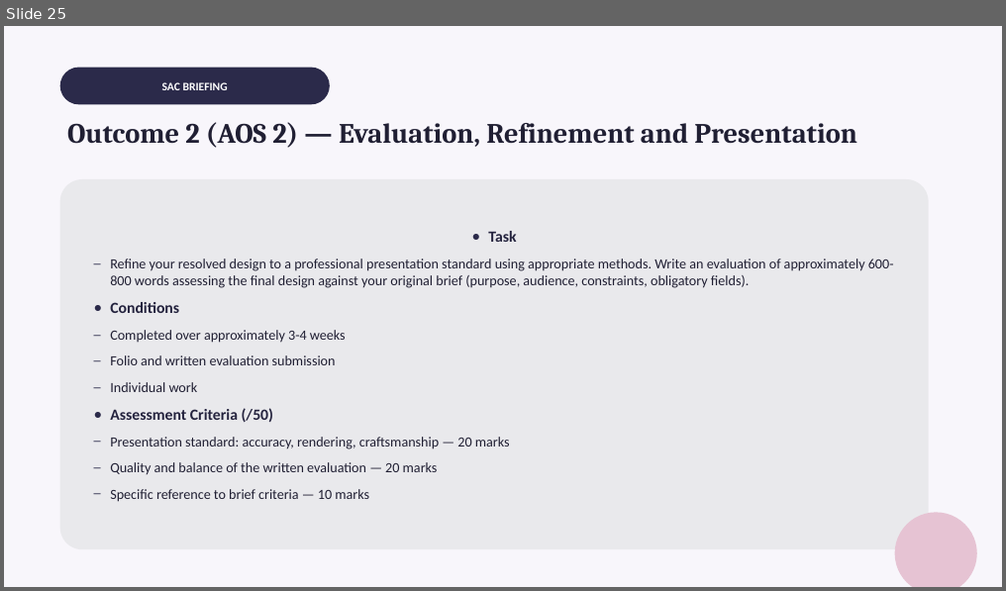
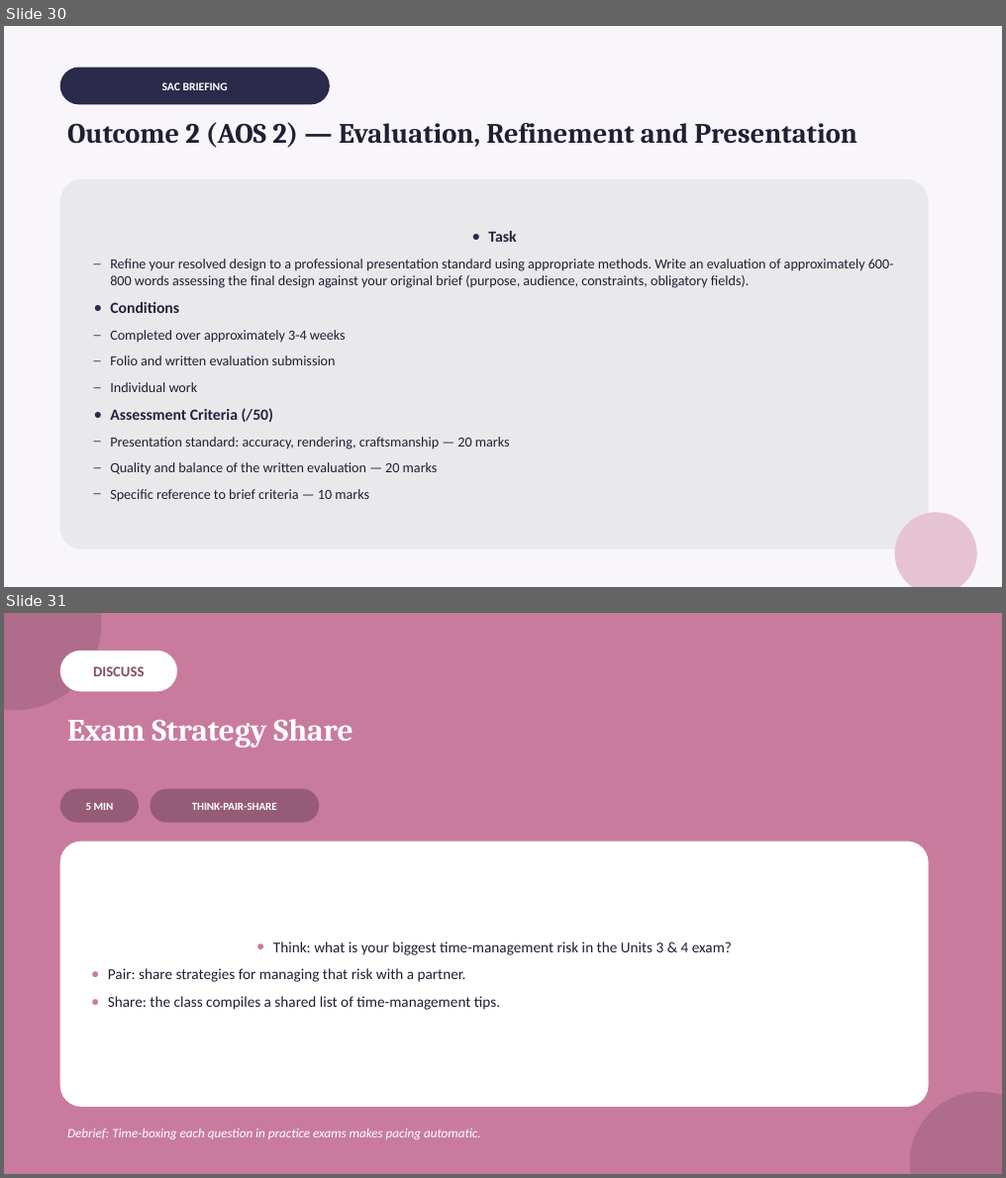
Before and after one commit to melodywyc0710/chuck, a slide deck: teaching-materials/vcd-vce/powerpoint/Unit4-Design-Development-and-Presentation.pptx. Shown one above the other, each under a label of ours: slide 25 before the commit, slides 30 and 31 after it. The pictures are 1006x591 and 1006x1178 pixels, drawn with LibreOffice and Linux fonts; fonts in the diff are those of the drawing. Boxes give left, top, right and bottom in pixels: in the first picture for what was removed or moved away, otherwise in the second. Text is boxed around its words. In the diff, an @@ line names an element or a change of style, - is before the commit and + after.

```diff
--- a/teaching-materials/vcd-vce/powerpoint/Unit4-Design-Development-and-Presentation.pptx
+++ b/teaching-materials/vcd-vce/powerpoint/Unit4-Design-Development-and-Presentation.pptx
@@ slide 31 added at [4,613,1002,1174], background #C97B9E @@
@@ ellipse added at [4,613,101,710], fill #B06C8B @@
@@ rounded rectangle added at [60,651,177,691], fill #FFFFFF, 14 pt, text #824F66, bold @@
+DISCUSS
@@ text added at [67,719,352,748], 30 pt, text #FFFFFF, bold @@
+Exam Strategy Share
@@ rounded rectangle added at [60,789,139,823], fill #965C76, 10.5 pt, text #FFFFFF, bold @@
+5 MIN
@@ rounded rectangle added at [150,789,319,823], fill #965C76, 10.5 pt, text #FFFFFF, bold @@
+THINK-PAIR-SHARE
@@ rounded rectangle added at [60,842,929,1107], fill #FFFFFF, 14.5 pt, text #201F33 @@
+● Think: what is your biggest time-management risk in the Units 3 & 4 exam?
+● Pair: share strategies for managing that risk with a partner.
+● Share: the class compiles a shared list of time-management tips.
@@ ellipse added at [910,1092,1002,1174], fill #B06C8B @@
@@ text added at [67,1129,481,1140], 12.5 pt, text #FFFFFF, italic @@
+Debrief: Time-boxing each question in practice exams makes pacing automatic.
@@ what was slide 25 is now slide 30 @@
```
Also in this commit, not shown: 5 other slides added, 4 other files.
